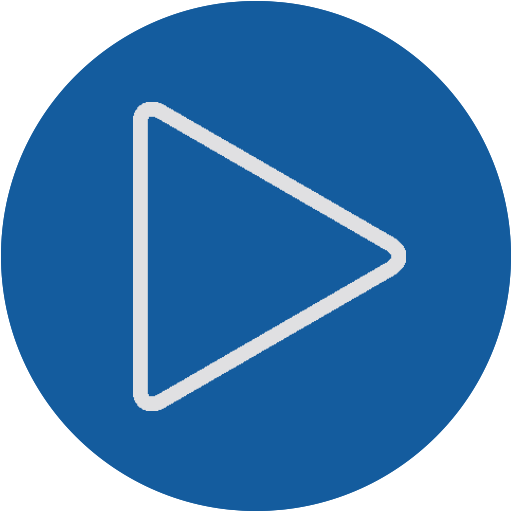
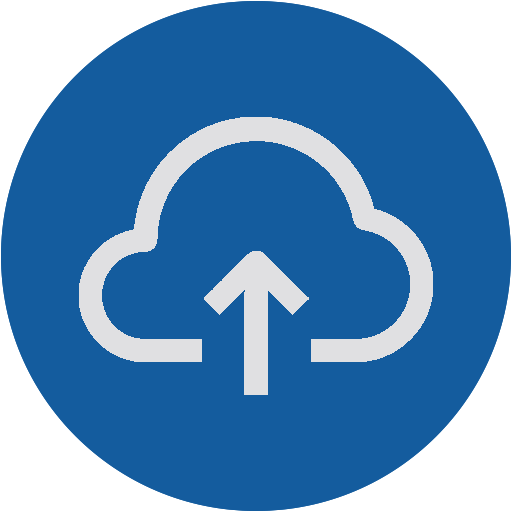
Layered file, before and after one edit (512 x 512). Changes by layer:
added layer "upload" above "play-button" over (79, 117, 433, 395)
hid "play-button" over (133, 102, 406, 411)
